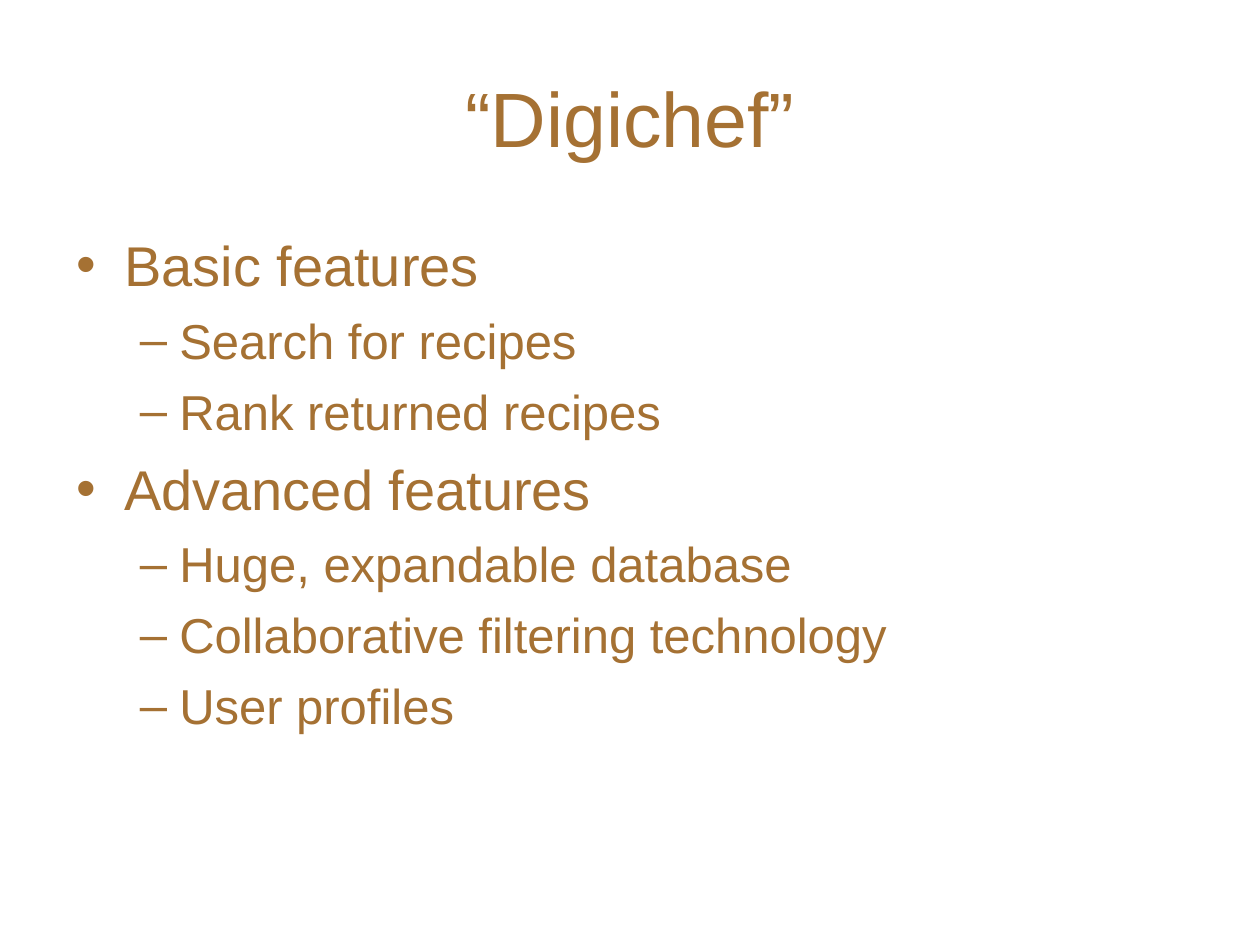
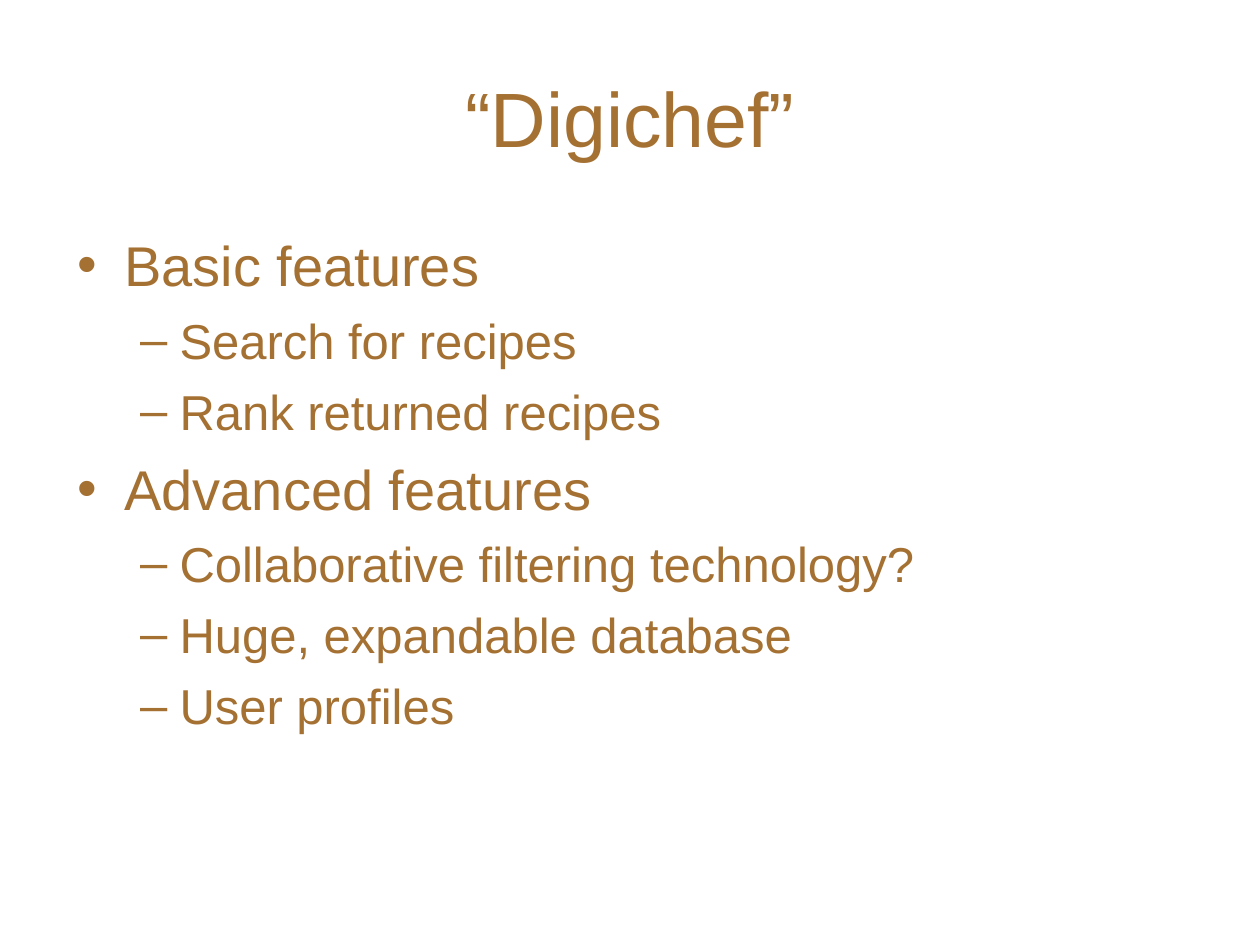
Before and after one commit to NabeelaMSIT/digichef, a slide deck: slide 4 of digichef/presentation/pres.ppt. Drawn at 1260x945 pixels with LibreOffice and Linux fonts; fonts in the diff are those of the drawing; background and template pictures are left out. Boxes give left, top, right and bottom in pixels: in the first picture for what was removed or moved away, otherwise in the second. Text is boxed around its words. In the diff, an @@ line names an element or a change of style, - is before the commit and + after.

```diff
--- a/digichef/presentation/pres.ppt
+++ b/digichef/presentation/pres.ppt
@@ text at [180, 546, 914, 592]: paragraph added @@
+  – Collaborative filtering technology?
@@ text at [179, 617, 887, 663]: paragraph removed @@
-  – Collaborative filtering technology
```
Also in this commit, not shown: 4 other slides changed, 1 slide added.
